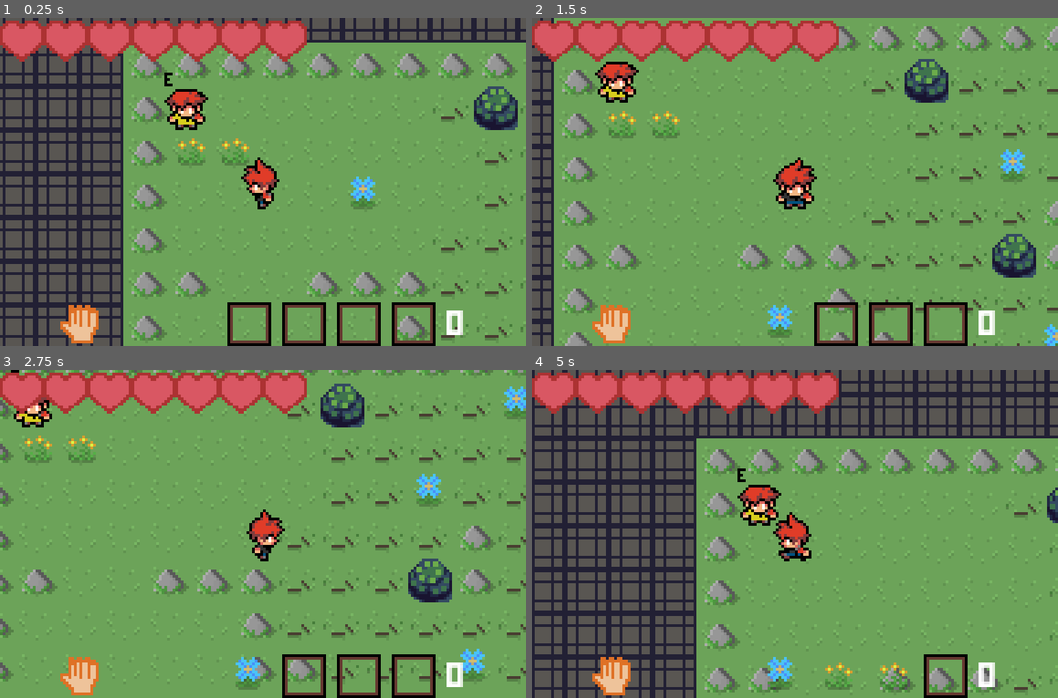
Above: before the commit, frames 1-4 (two rows, left to right).
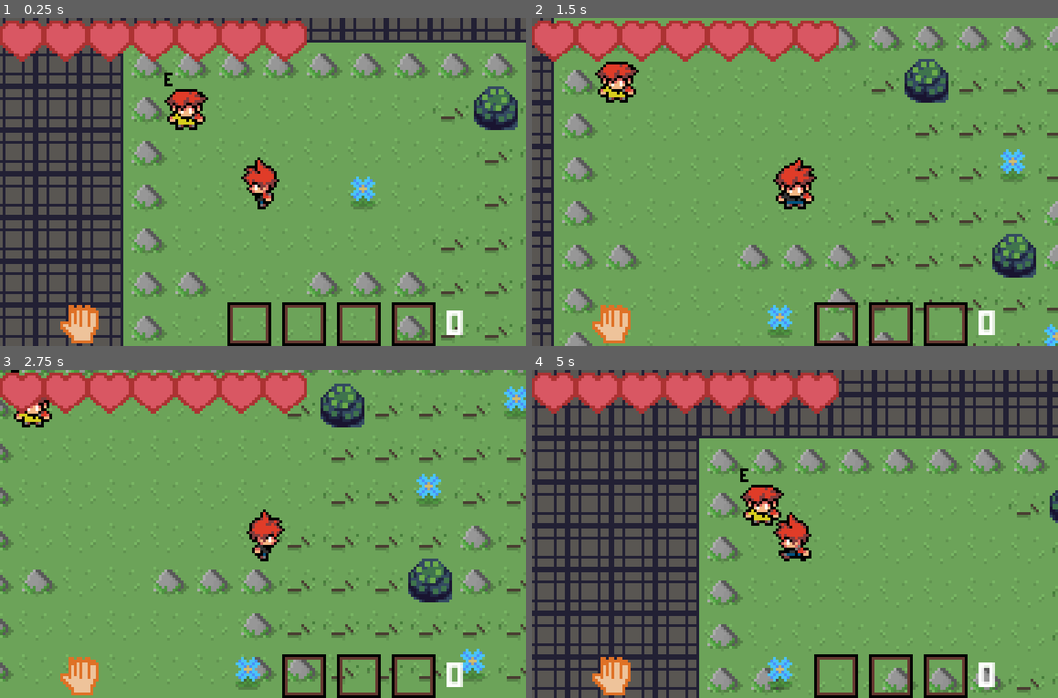
Above: after the commit, the same moments.

Repository: rodrigorgs/scout-game
Game: Godot game, scene res://scenes/main.tscn
Two runs of this game, one before a commit and one after it. Both use one fixed random seed, a clock stepped at 60 frames per second and the inputs below.
Inputs:
- Up to frame 1 (0.25 s): no input
- Up to frame 2 (1.5 s): tap Enter at 0.5 s; hold Right (ui_right) 0.53-1.28 s; tap E (interact) at 0.6, 1.35 s; tap Space (ui_select) at 0.77 s; hold Down (ui_down) from 1.28 s (still down)
- Up to frame 3 (2.75 s): tap Space (ui_select) at 1.52 s; release Down (ui_down) at 2.03 s; hold Right (ui_right) from 2.03 s (still down); tap E (interact) at 2.1 s
- Up to frame 4 (5 s): tap Space (ui_select) at 2.75, 3.02, 3.77, 4.52 s; release Right (ui_right) at 2.78 s; hold Up (ui_up) 2.78-3.53 s; tap E (interact) at 2.85, 3.6, 4.35 s; hold Left (ui_left) from 3.53 s (still down)

The runs differ from the first frame. In frame 1, 0.4% of the frame differs, in the area x 33-48%, y 36-45%; in frame 2, 0.4%; in frame 3, 0.4%; in frame 4, 18%, in the area x 0-100%, y 0-100%.

Commit message:
Fix regression with showing prices

Diff:
--- a/Globals.gd
+++ b/Globals.gd
@@ -36,13 +36,13 @@
 	'AxeTool': {
 		'name': 'AxeTool',
 		'strength': 2,
-		'cost': 3,
+		'cost': 4,
 		'image': 'res://images/axe.png'
 	},
 	'PickaxeTool': {
 		'name': 'PickaxeTool',
 		'strength': 5,
-		'cost': 10,
+		'cost': 20,
 		'image': 'res://images/pickaxe.png'
 	},
 }
--- a/scenes/World.gd
+++ b/scenes/World.gd
@@ -2,7 +2,8 @@
 
 onready var player = get_node("Player")
 onready var inventory = get_node("UI/MarginContainer/VBoxContainer/Inventory")
-onready var main_portal = get_node("NPCs/PortalMain")
+onready var npcs = get_node("NPCs")
+onready var main_portal = npcs.get_node("PortalMain")
 
 func _ready():
 	print("Connecting item signal")
@@ -19,6 +20,6 @@
 func show_prices():
 	var tool_names = Globals.tool_info.keys()
 	for tool_name in tool_names:
-		var node = get_node("TmForeground/NPCs/" + tool_name)
+		var node = npcs.get_node(tool_name)
 		if node != null:
 			node.text_right = "$" + str(Globals.tool_info[tool_name]['cost'])
--- a/scenes/main.tscn
+++ b/scenes/main.tscn
@@ -29,7 +29,7 @@
 tile_set = ExtResource( 1 )
 cell_size = Vector2( 16, 16 )
 format = 1
-tile_data = PoolIntArray( -262150, 23, 0, -262149, 23, 0, -2 …(7078 unchanged characters)…  196607, 23, 0, 131072, 14, 0, 131073, 13, 0, 131074, 13, 0, 131075, 18, 0, 131076, 18, 0, 13107 …(13896 unchanged characters)…
+tile_data = PoolIntArray( -262150, 23, 0, -262149, 23, 0, -2 …(7078 unchanged characters)…  196607, 23, 0, 131072, 14, 0, 131073, 18, 0, 131074, 18, 0, 131075, 18, 0, 131076, 18, 0, 13107 …(13896 unchanged characters)…
 
 [node name="NPCs" type="Node" parent="."]
 
